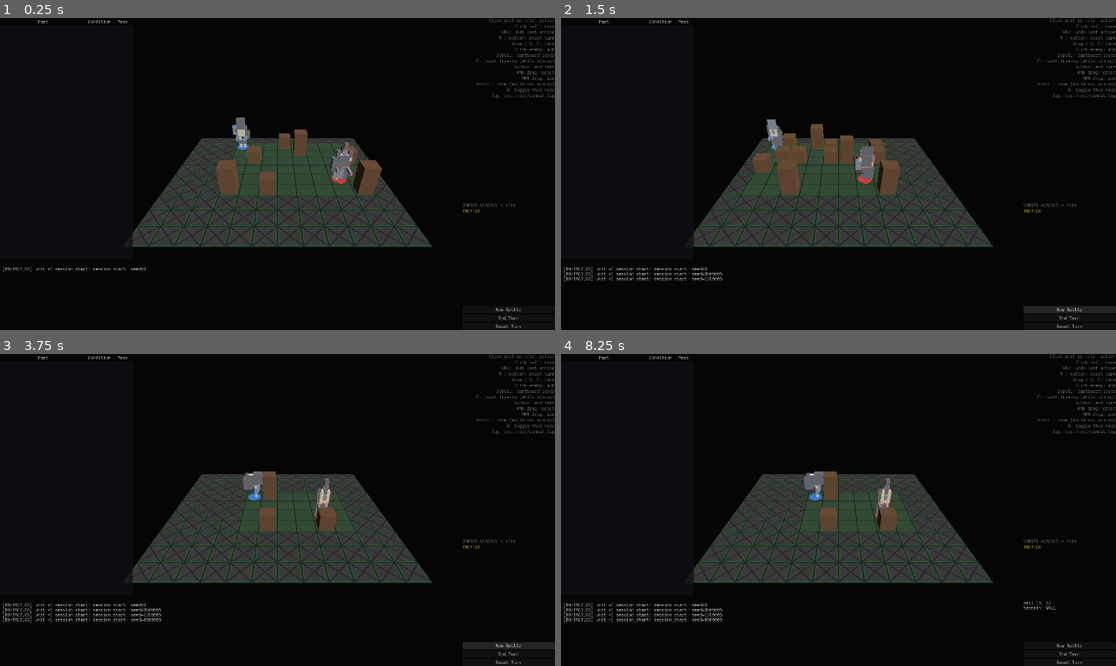
Above: before the commit, frames 1-4 (two rows, left to right).
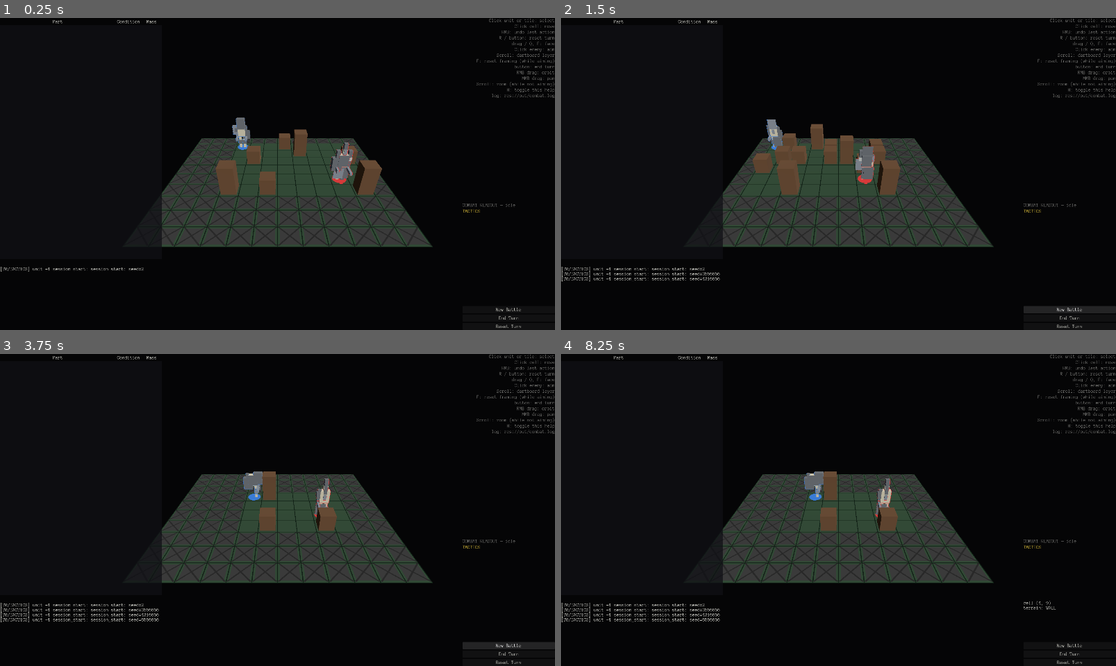
Above: after the commit, the same moments.

Repository: NotUserFriendly/HulkBreakers
Game: Godot game, scene res://src/view/battle_scene.tscn
Same seed, same stepped clock (60 frames per second), same inputs: the game is played once before the commit and once after it.
Inputs (mouse positions are in pixels of both pictures, inside the frame that each line leads up to):
- Up to frame 1 (0.25 s): no input
- Up to frame 2 (1.5 s): click "New Battle" at 0.5 s; click "New Battle" at 1.25 s
- Up to frame 3 (3.75 s): click "End Turn" at 2 s; click "End Turn" at 2.75 s; click "New Battle" at 3.5 s
- Up to frame 4 (8.25 s): click "End Turn" at 4.25 s; click "Reset Turn" at 5 s; move the mouse to (960, 494) at 5.77 s; hold Shift 5.78-6.5 s; click (960, 494) at 5.92 s; drag from (727, 525) to (810, 572) at 6.52 s; move the mouse to (894, 441) at 7.27 s; tap Ctrl at 7.35 s; click (894, 441) at 7.42 s; drag from (810, 572) to (672, 463) at 8.02 s

The runs differ from the first frame. In frame 1, 0.7% of the frame differs, in the area x 0-30%, y 0-82%; in frame 2, 1.0%; in frame 3, 1.1%; in frame 4, 1.2%, in the area x 0-88%, y 0-86%.

Commit message:
Taskblock 05 Pass A: click selection, scrollbar contrast, aim-preview facing
A1: click_cell() collapsed a raycast unit-hit into a bare cell, then
re-derived the Unit via _unit_at(cell) -- a lossy round-trip, and the
resulting branch table had no case for "a non-current unit hit with
nothing selected" (it silently fell through and did nothing).
_cell_at() now returns what was actually hit ({kind, unit, cell} via a
new closed Enums.HitKind), and _handle_mouse_button dispatches on that
directly through a new _click_unit() branch table covering every (unit
x selection state) pair explicitly. click_cell(cell) keeps its coarser
cell-only signature for tests/other callers, routing through the same
_click_unit() once it re-derives a unit (its cell-only API has no
finer-grained hit to preserve in the first place).

A2: the inventory panel's Tree scrollbar was only visually
distinguishable on hover -- Godot's default grabber style is a
near-transparent sliver against this panel's own translucent
background. Tree draws its scrollbar internally (no exposed node to
force .visible on), so the fix is HulkTheme giving VScrollBar/
HScrollBar an always-visible DIM grabber (FOREGROUND on hover/press),
plus a wider inventory tree minimum width (460 -> 560) so deep socket
paths stop overflowing horizontally.

A3: entering aim mode only rotated the shooter to face the target
inside AttackAction.apply() -- at CONFIRM time, not preview time. The
speculative preview aim_state() builds its own shot plane from never
reflected the facing the shooter will actually end up with, so
anything reading the preview shooter's own composed geometry (e.g.
aim_view's muzzle point) used the stale pre-aim orientation. aim_state()
now applies the same free face (FaceAction.face_for_free) to its own
scratch preview clone before building the plane -- free, and applied
only to a clone that's rebuilt and discarded every call, so it can
never collide with or double-charge the real AttackAction.apply() path
on confirm.

Diff:
--- a/src/data/enums.gd
+++ b/src/data/enums.gd
@@ -78,3 +78,11 @@
 	HUMAN,
 	AI,
 }
+
+## What a board ray actually hit (docs/10 taskblock05 A1) — a closed engine
+## state: a click either lands on a unit's own body or bare ground, never a
+## third thing.
+enum HitKind {
+	UNIT,
+	CELL,
+}
--- a/src/view/battle_scene.gd
+++ b/src/view/battle_scene.gd
@@ -115,7 +115,12 @@
 	left_layout.add_child(inventory_row)
 
 	var inventory_tree := Tree.new()
-	inventory_tree.custom_minimum_size = Vector2(460, 0)
+	# docs/10 taskblock05 A2: "give the panel a sane minimum width so the
+	# tree stops overflowing horizontally" — 460 wasn't enough room for a
+	# deep socket path ("[SHOULDER_L] forearm_cladding") plus the fixed
+	# Condition/Mass columns; a flagged tuning number, not a design
+	# decision, same status as those columns' own widths.
+	inventory_tree.custom_minimum_size = Vector2(560, 0)
 	inventory_tree.size_flags_vertical = Control.SIZE_EXPAND_FILL
 	inventory_row.add_child(inventory_tree)
 
--- a/src/view/hulk_theme.gd
+++ b/src/view/hulk_theme.gd
@@ -76,6 +76,30 @@
 	theme.set_stylebox("panel", "TooltipPanel", tooltip_style)
 	theme.set_color("font_color", "TooltipLabel", FOREGROUND)
 
+	# docs/10 taskblock05 A2: "the inspector's scrollbar is unreachable" —
+	# the engine default grabber is a near-transparent sliver until
+	# hovered, easy to miss entirely against this panel's own translucent
+	# background. A flat, always-visible grabber fixes that; InventoryPanel
+	# forcing the bar's own `visible` true is the other half (a Tree just
+	# short of overflowing can otherwise hide the bar altogether).
+	var scroll_track := StyleBoxFlat.new()
+	scroll_track.bg_color = Color(BACKGROUND.r, BACKGROUND.g, BACKGROUND.b, PANEL_ALPHA)
+	var scroll_grabber := StyleBoxFlat.new()
+	scroll_grabber.bg_color = DIM
+	var scroll_grabber_highlight := StyleBoxFlat.new()
+	scroll_grabber_highlight.bg_color = FOREGROUND
+	for corners in [scroll_grabber, scroll_grabber_highlight]:
+		corners.corner_radius_top_left = 3
+		corners.corner_radius_top_right = 3
+		corners.corner_radius_bottom_left = 3
+		corners.corner_radius_bottom_right = 3
+	for scrollbar_type in ["VScrollBar", "HScrollBar"]:
+		theme.set_stylebox("scroll", scrollbar_type, scroll_track)
+		theme.set_stylebox("scroll_focus", scrollbar_type, scroll_track)
+		theme.set_stylebox("grabber", scrollbar_type, scroll_grabber)
+		theme.set_stylebox("grabber_highlight", scrollbar_type, scroll_grabber_highlight)
+		theme.set_stylebox("grabber_pressed", scrollbar_type, scroll_grabber_highlight)
+
 	var font: FontFile = load(FONT_PATH)
 	if font != null:
 		theme.default_font = font
--- a/src/view/tactics_controller.gd
+++ b/src/view/tactics_controller.gd
@@ -151,26 +151,36 @@
 	if button_event.button_index == MOUSE_BUTTON_LEFT:
 		var from: Vector3 = camera.project_ray_origin(button_event.position)
 		var dir: Vector3 = camera.project_ray_normal(button_event.position)
-		var cell: Variant = _cell_at(from, dir)
+		var hit: Variant = _cell_at(from, dir)
+		var hit_dict: Dictionary = hit as Dictionary if hit != null else {}
 		if (
-			cell != null
+			not hit_dict.is_empty()
 			and aiming_at == null
 			and selection.selected_unit != null
-			and _unit_at(cell) == selection.selected_unit
+			and hit_dict["kind"] == Enums.HitKind.UNIT
+			and hit_dict["unit"] == selection.selected_unit
 		):
 			# docs/10 taskblock03 E1: press-and-hold on the already-selected
-			# unit's own body starts a facing drag — a plain click_cell()
-			# here would just be a no-op reselect anyway.
+			# unit's own body starts a facing drag — a plain click here
+			# would just be a no-op reselect anyway.
 			_facing_drag_active = true
 			return
-		if cell != null:
-			click_cell(cell)
-		elif aiming_at == null:
+		# docs/10 taskblock05 A1: dispatch on the actual hit directly — a
+		# unit ray-hit is never collapsed into a cell and re-derived.
+		if aiming_at != null:
+			confirm_shot()
+		elif hit_dict.is_empty():
 			# docs/10 taskblock02 F2: clicking off the board entirely is
 			# "away" — deselect. A click still on the board but out of
 			# reach is a different thing (the player is aiming for a cell
 			# they can't use yet, not backing out) and stays a no-op.
 			deselect()
+		elif hit_dict["kind"] == Enums.HitKind.UNIT:
+			_click_unit(hit_dict["unit"])
+		else:
+			if selection.selected_unit != null:
+				selection.queue_move(hit_dict["cell"])
+			_refresh_overlay()
 	elif button_event.button_index == MOUSE_BUTTON_RIGHT:
 		# runNotes.md: RMB also orbits the camera (CameraRig, independently)
 		# — only start tracking here; the actual undo/cancel-aim decision
@@ -209,15 +219,23 @@
 ## on a unit's mesh selects it even when the ray would also cross the tile
 ## underneath at a farther distance (impossible here, but a mesh that
 ## overhangs a neighboring tile is exactly the case this guards).
+##
+## docs/10 taskblock05 A1: returns what was actually hit — `{kind, unit,
+## cell}` — never just a bare cell. A caller that collapsed a unit hit into
+## its cell and then re-derived the unit from that cell (`_unit_at(cell)`)
+## was a lossy round-trip: the identity of the specific Unit a ray struck
+## has to survive to the click handler unchanged, not be thrown away and
+## guessed back at from a coordinate. Null off the board entirely.
 func _cell_at(from: Vector3, dir: Vector3) -> Variant:
 	var unit_hit: Dictionary = UnitPicker.hit(selection.state.units, from, dir)
 	var ground_t: Variant = BoardPicker.plane_hit_t(from, dir)
 	if not unit_hit.is_empty():
 		if ground_t == null or (unit_hit["t"] as float) <= (ground_t as float):
-			return (unit_hit["unit"] as Unit).cell
+			var unit: Unit = unit_hit["unit"]
+			return {"kind": Enums.HitKind.UNIT, "unit": unit, "cell": unit.cell}
 	if ground_t == null:
 		return null
-	return BoardPicker.cell_at_ray(from, dir)
+	return {"kind": Enums.HitKind.CELL, "unit": null, "cell": BoardPicker.cell_at_ray(from, dir)}
 
 
 ## docs/10 taskblock04 E3: "hover, don't click" — the combat readout's own
@@ -229,7 +247,8 @@
 		return
 	var from: Vector3 = camera.project_ray_origin(screen_pos)
 	var dir: Vector3 = camera.project_ray_normal(screen_pos)
-	var cell: Variant = _cell_at(from, dir)
+	var hit: Variant = _cell_at(from, dir)
+	var cell: Variant = (hit as Dictionary)["cell"] if hit != null else null
 	if cell == hovered_cell and inspected_part == null:
 		return
 	hovered_cell = cell
@@ -252,6 +271,12 @@
 ## cancels a selection by itself — that's `deselect()`'s job, reached via
 ## Esc or an off-board click (docs/10 taskblock02 F2), never a plain
 ## in-board click that just happens to be out of reach.
+##
+## Cell-only API: for a real mouse click, `_handle_mouse_button` dispatches
+## on `_cell_at`'s own hit directly (docs/10 taskblock05 A1) rather than
+## routing through here, so a specific Unit a ray struck is never re-derived
+## by coordinate. This stays as the coarser, cell-driven entry point tests
+## and other callers already use.
 func click_cell(cell: Vector2i) -> void:
 	if input_locked:
 		return
@@ -260,12 +285,26 @@
 		return
 
 	var unit_here: Unit = _unit_at(cell)
-	if unit_here != null and unit_here == selection.state.current_unit():
+	if unit_here != null:
+		_click_unit(unit_here)
+		return
+	if selection.selected_unit != null:
+		selection.queue_move(cell)
+	_refresh_overlay()
+
+
+## docs/10 taskblock05 A1: the branch table for "a unit's own body was hit"
+## — every (unit x selection state) pair resolves here, explicitly, rather
+## than some combinations silently falling through to nothing. Only the
+## active unit can ever actually be selected (SelectionController.select);
+## a non-current unit hit with nothing selected has nowhere to go — full
+## detail on any unit already comes from hover (taskblock04 E1/E3), so a
+## bare click on one has no further job to do.
+func _click_unit(unit_here: Unit) -> void:
+	if unit_here == selection.state.current_unit():
 		selection.select(unit_here)
-	elif unit_here != null and selection.selected_unit != null:
+	elif selection.selected_unit != null:
 		_enter_aim_mode(unit_here)
-	elif selection.selected_unit != null:
-		selection.queue_move(cell)
 	_refresh_overlay()
 
 
@@ -434,6 +473,21 @@
 	var target: Unit = preview.find_unit(aiming_at.id)
 	if shooter == null or target == null:
 		return {}
+	# docs/10 taskblock05 A3: "aim from where the unit WILL BE" applies to
+	# facing too — the projected shot plane must be built from the facing
+	# the shooter will actually have (AttackAction's own free face at
+	# apply() time), or the preview lies about which side of the body
+	# faces the target. Free, and applied only to this scratch clone —
+	# never the real ActionQueue — so it costs nothing, never persists, and
+	# can never collide with AttackAction.apply()'s own free face on the
+	# real (entirely separate) resolution clone later.
+	if shooter.cell != target.cell:
+		FaceAction.face_for_free(
+			preview,
+			shooter,
+			FaceAction.orientation_toward(shooter.cell, target.cell),
+			&"free_with_aim"
+		)
 	var origin := Vector2(shooter.cell.x, shooter.cell.y)
 	var direction := Vector2(target.cell - shooter.cell)
 	var raw: Array[Region] = ShotPlane.build(origin, direction.normalized(), preview)
--- a/test/unit/view/test_hulk_theme.gd
+++ b/test/unit/view/test_hulk_theme.gd
@@ -49,6 +49,21 @@
 	assert_eq(theme.get_color("font_color", "TooltipLabel"), HulkTheme.FOREGROUND)
 
 
+## docs/10 taskblock05 A2: "the inspector's scrollbar is unreachable" — the
+## engine default grabber is a near-transparent sliver until hovered, easy
+## to miss against this panel's own translucent background. Tree draws its
+## scrollbar internally (no exposed node to toggle `.visible` on), so the
+## fix is a grabber style that's clearly visible on its own, not only once
+## Godot swaps in the hover variant.
+func test_build_styles_scrollbars_with_an_always_visible_grabber() -> void:
+	var theme: Theme = HulkTheme.build()
+	for scrollbar_type in ["VScrollBar", "HScrollBar"]:
+		assert_true(theme.has_stylebox("grabber", scrollbar_type))
+		var grabber: StyleBoxFlat = theme.get_stylebox("grabber", scrollbar_type)
+		assert_eq(grabber.bg_color, HulkTheme.DIM)
+		assert_true(grabber.bg_color.a > 0.5, "the resting grabber must not be near-transparent")
+
+
 func test_build_sets_the_real_monospace_font() -> void:
 	var theme: Theme = HulkTheme.build()
 	assert_not_null(theme.default_font, "docs/08: menus are monospace, text-first")
--- a/test/unit/view/test_tactics_controller.gd
+++ b/test/unit/view/test_tactics_controller.gd
@@ -227,50 +227,6 @@
 
 ## A unit with a wide torso box overhanging the neighboring cell — the case
 ## docs/10 taskblock03 D1 calls out: a click on the mesh, not the tile.
-func _make_wide_unit(cell: Vector2i, squad: int = 0) -> Unit:
-	var torso := Part.new()
-	torso.id = &"torso"
-	torso.hp = 5
-	torso.max_hp = 5
-	torso.volume = [Box.new(Vector3(0.0, 0.5, 0.0), Vector3(3.0, 1.0, 0.6))]
-	return Unit.new(Matrix.new(), Shell.new(torso), cell, squad)
-
-
-## docs/10 taskblock03 D1: "raycast against the unit's box meshes as well as
-## the board; nearest hit wins." A ray straight down through cell (1,0) hits
-## the empty ground there — but a's wide torso overhangs that far enough
-## that its box is nearer than the ground.
-func test_cell_at_prefers_a_units_overhanging_body_over_the_ground_tile() -> void:
-	var a := _make_wide_unit(Vector2i(0, 0), 0)
-	var built: Dictionary = _setup([a])
-	var controller: TacticsController = built.controller
-
-	var cell: Variant = controller._cell_at(Vector3(1.0, 5.0, 0.0), Vector3(0.0, -1.0, 0.0))
-
-	assert_eq(cell, Vector2i(0, 0), "the overhanging body wins, not the ground tile beneath it")
-
-
-func test_cell_at_falls_back_to_the_ground_tile_when_no_body_is_hit() -> void:
-	var a := _make_wide_unit(Vector2i(0, 0), 0)
-	var built: Dictionary = _setup([a])
-	var controller: TacticsController = built.controller
-
-	var cell: Variant = controller._cell_at(Vector3(5.0, 5.0, 5.0), Vector3(0.0, -1.0, 0.0))
-
-	assert_eq(cell, Vector2i(5, 5))
-
-
-func test_clicking_a_units_overhanging_body_selects_it_via_click_cell() -> void:
-	var a := _make_wide_unit(Vector2i(0, 0), 0)
-	var built: Dictionary = _setup([a])
-	var controller: TacticsController = built.controller
-
-	var cell: Variant = controller._cell_at(Vector3(1.0, 5.0, 0.0), Vector3(0.0, -1.0, 0.0))
-	controller.click_cell(cell)
-
-	assert_eq(controller.selection.selected_unit, a)
-
-
 ## runNotes.md: "make undo last action only on click, while a drag doesn't
 ## cancel the action" — a click is a press immediately followed by a
 ## release, no motion event in between.
--- /dev/null
+++ b/test/unit/view/test_tactics_controller_aim_facing.gd
@@ -0,0 +1,149 @@
+extends GutTest
+
+## docs/10 taskblock05 A3: "if the free face only lands at apply() time, the
+## preview lies" — entering aim must orient the shooter toward the target in
+## the SPECULATIVE preview immediately, so the projected shot plane (and the
+## wedge) reflect the facing the shooter will actually have, not whatever it
+## was queued to before aiming. Split out of test_tactics_controller_aim.gd
+## purely to stay under gdlint's max-public-methods; same conventions
+## (click_cell() driven directly, no live camera/viewport needed).
+
+
+## torso -[HAND]- hand(TRIGGER) -[GRIP]- pistol, same shape
+## test_attack_action.gd uses, so the shooter can actually fire — plus a
+## torso box offset along local +X, which makes the projected region's
+## lateral position orientation-sensitive: a wrong facing projects it onto
+## the wrong side of the shot plane entirely, not just a slightly different
+## spot on the same side.
+func _make_lopsided_armed_unit(cell: Vector2i, orientation: float, squad: int = 0) -> Unit:
+	var pistol := Part.new()
+	pistol.id = &"pistol"
+	pistol.hp = 1
+	pistol.max_hp = 1
+	pistol.attaches_to = [&"GRIP"]
+	pistol.requires = {&"TRIGGER": 1}
+	pistol.damage = 5.0
+	pistol.ap_cost = 1
+	pistol.scatter = [Ring.new(0.1, 1.0)]
+
+	var hand := Part.new()
+	hand.id = &"hand"
+	hand.hp = 5
+	hand.max_hp = 5
+	hand.attaches_to = [&"HAND"]
+	hand.capabilities = [&"TRIGGER"]
+	var grip := Socket.new(&"GRIP")
+	grip.occupant = pistol
+	hand.sockets = [grip]
+
+	var torso := Part.new()
+	torso.id = &"torso"
+	torso.hp = 10
+	torso.max_hp = 10
+	torso.volume = [Box.new(Vector3(0.5, 0.5, 0.0), Vector3(0.4, 1.0, 0.4))]
+	var hand_socket := Socket.new(&"HAND")
+	hand_socket.occupant = hand
+	torso.sockets = [hand_socket]
+
+	var unit := Unit.new(Matrix.new(), Shell.new(torso), cell, squad)
+	unit.orientation = orientation
+	return unit
+
+
+func _setup(units: Array[Unit]) -> Dictionary:
+	var state := CombatState.new(Grid.new(10, 10), units)
+	var controller := TacticsController.new()
+	var board_view := BoardView.new()
+	var camera_rig := CameraRig.new()
+	add_child_autofree(board_view)
+	add_child_autofree(camera_rig)
+	add_child_autofree(controller)
+	controller.setup(state, board_view, camera_rig)
+	return {
+		"state": state, "controller": controller, "board_view": board_view, "camera_rig": camera_rig
+	}
+
+
+func test_entering_aim_orients_the_shooter_at_the_target_in_the_preview() -> void:
+	# Target sits due north; starting orientation faces due south — as
+	# wrong as it can be.
+	var a := _make_lopsided_armed_unit(Vector2i(0, 0), PI, 0)
+	var b := _make_lopsided_armed_unit(Vector2i(0, 5), 0.0, 1)
+	var built: Dictionary = _setup([a, b])
+	var controller: TacticsController = built.controller
+
+	controller.click_cell(Vector2i(0, 0))
+	controller.click_cell(Vector2i(0, 5))
+	var aim: Dictionary = controller.aim_state()
+
+	var expected: float = FaceAction.orientation_toward(a.cell, b.cell)
+	assert_eq((aim["shooter"] as Unit).orientation, expected)
+	assert_ne(
+		(aim["shooter"] as Unit).orientation, PI, "the stale pre-aim orientation must not survive"
+	)
+	# The real, authoritative unit is untouched — this is a scratch preview.
+	assert_eq(a.orientation, PI)
+
+
+## docs/10 taskblock05 A3: "the previewed shot plane uses that facing" —
+## the shooter's own regions are excluded from `aim["plane"]` by design
+## (they'd otherwise resolve as a phantom nearest layer), so the
+## observable surface for the shooter's OWN corrected geometry is
+## UnitGeometry.placements() on `aim["shooter"]` — the exact thing
+## aim_view.gd's muzzle point (the dartboard's targeting line origin)
+## reads. A stale facing would put that box on the wrong side of the body
+## entirely, not just slightly off.
+func test_the_previewed_shooters_own_geometry_uses_the_corrected_facing() -> void:
+	var a := _make_lopsided_armed_unit(Vector2i(0, 0), PI, 0)
+	var b := _make_lopsided_armed_unit(Vector2i(0, 5), 0.0, 1)
+	var built: Dictionary = _setup([a, b])
+	var controller: TacticsController = built.controller
+
+	controller.click_cell(Vector2i(0, 0))
+	controller.click_cell(Vector2i(0, 5))
+	var aim: Dictionary = controller.aim_state()
+	var shooter: Unit = aim["shooter"]
+
+	var torso_placement: BoxPlacement = null
+	for placement: BoxPlacement in UnitGeometry.placements(shooter):
+		if placement.part.id == &"torso":
+			torso_placement = placement
+			break
+	assert_not_null(torso_placement)
+
+	var actual_world: Vector3 = torso_placement.transform * torso_placement.box.center
+	var correct_world: Vector3 = (
+		UnitGeometry.placements(shooter, 0.0)[0].transform
+		* UnitGeometry.placements(shooter, 0.0)[0].box.center
+	)
+	var stale_world: Vector3 = (
+		UnitGeometry.placements(shooter, PI)[0].transform
+		* UnitGeometry.placements(shooter, PI)[0].box.center
+	)
+	assert_true(actual_world.is_equal_approx(correct_world))
+	assert_false(
+		actual_world.is_equal_approx(stale_world),
+		"the stale facing would have placed the box on the other side of the body entirely"
+	)
+
+
+func test_the_free_face_costs_nothing_and_is_idempotent_across_enter_cancel_enter() -> void:
+	var a := _make_lopsided_armed_unit(Vector2i(0, 0), PI, 0)
+	var b := _make_lopsided_armed_unit(Vector2i(0, 5), 0.0, 1)
+	var built: Dictionary = _setup([a, b])
+	var controller: TacticsController = built.controller
+	var starting_ap: int = a.ap
+	var starting_mp: float = a.mp
+
+	controller.click_cell(Vector2i(0, 0))
+	controller.click_cell(Vector2i(0, 5))
+	var first: Dictionary = controller.aim_state()
+	controller.cancel_aim()
+
+	controller.click_cell(Vector2i(0, 5))
+	var second: Dictionary = controller.aim_state()
+
+	assert_eq((first["shooter"] as Unit).orientation, (second["shooter"] as Unit).orientation)
+	assert_eq(a.ap, starting_ap, "the free face must never spend AP")
+	assert_eq(a.mp, starting_mp, "the free face must never spend MP")
+	assert_eq(a.orientation, PI, "the real unit's own orientation is never touched by aiming alone")
--- /dev/null
+++ b/test/unit/view/test_tactics_controller_click.gd
@@ -0,0 +1,127 @@
+extends GutTest
+
+## docs/10 taskblock05 A1: "clicking a unit's body doesn't reliably select
+## it" — _cell_at() returns what was actually hit ({kind, unit, cell}), and
+## the click handler dispatches on that directly, never re-deriving a unit
+## from a cell. Split out of test_tactics_controller.gd purely to stay
+## under gdlint's max-public-methods; same conventions (driven directly, no
+## live camera required).
+
+
+func _make_unit(cell: Vector2i, squad: int = 0) -> Unit:
+	var root := Part.new()
+	root.id = &"root"
+	root.hp = 5
+	root.max_hp = 5
+	return Unit.new(Matrix.new(), Shell.new(root), cell, squad)
+
+
+func _setup(units: Array[Unit]) -> Dictionary:
+	var state := CombatState.new(Grid.new(10, 10), units)
+	var controller := TacticsController.new()
+	var board_view := BoardView.new()
+	var camera_rig := CameraRig.new()
+	add_child_autofree(board_view)
+	add_child_autofree(camera_rig)
+	add_child_autofree(controller)
+	controller.setup(state, board_view, camera_rig)
+	return {
+		"state": state, "controller": controller, "board_view": board_view, "camera_rig": camera_rig
+	}
+
+
+## "clicking a unit's body selects it from every selection state" — nothing
+## selected, and already selected (idempotent).
+func test_clicking_the_current_unit_selects_it_from_every_selection_state() -> void:
+	var a := _make_unit(Vector2i(0, 0), 0)
+	var built: Dictionary = _setup([a])
+	var controller: TacticsController = built.controller
+
+	assert_null(controller.selection.selected_unit)
+	controller._click_unit(a)
+	assert_eq(controller.selection.selected_unit, a)
+
+	# Already selected — clicking it again must still resolve to itself.
+	controller._click_unit(a)
+	assert_eq(controller.selection.selected_unit, a)
+
+
+## "clicking the head, torso, and foot of the same unit all resolve to that
+## unit" — three boxes stacked at different heights, hit from directly
+## above at each height in turn.
+func _make_tall_unit(cell: Vector2i) -> Unit:
+	var root := Part.new()
+	root.id = &"torso"
+	root.hp = 5
+	root.max_hp = 5
+	root.volume = [
+		Box.new(Vector3(0.0, 0.2, 0.0), Vector3(0.4, 0.4, 0.4)),  # foot
+		Box.new(Vector3(0.0, 1.0, 0.0), Vector3(0.4, 0.4, 0.4)),  # torso
+		Box.new(Vector3(0.0, 1.8, 0.0), Vector3(0.4, 0.4, 0.4)),  # head
+	]
+	return Unit.new(Matrix.new(), Shell.new(root), cell, 0)
+
+
+func test_hitting_the_head_torso_or_foot_of_a_unit_all_resolve_to_that_unit() -> void:
+	var a := _make_tall_unit(Vector2i(0, 0))
+	var built: Dictionary = _setup([a])
+	var controller: TacticsController = built.controller
+
+	for height in [0.2, 1.0, 1.8]:
+		var hit: Variant = controller._cell_at(Vector3(0.0, height, 0.0), Vector3(0.0, -1.0, 0.0))
+		assert_eq((hit as Dictionary)["kind"], Enums.HitKind.UNIT, "height %s" % height)
+		assert_eq((hit as Dictionary)["unit"], a, "height %s" % height)
+
+
+func _make_wide_unit(cell: Vector2i, squad: int = 0) -> Unit:
+	var torso := Part.new()
+	torso.id = &"torso"
+	torso.hp = 5
+	torso.max_hp = 5
+	torso.volume = [Box.new(Vector3(0.0, 0.5, 0.0), Vector3(3.0, 1.0, 0.6))]
+	return Unit.new(Matrix.new(), Shell.new(torso), cell, squad)
+
+
+## docs/10 taskblock03 D1: "raycast against the unit's box meshes as well as
+## the board; nearest hit wins." A ray straight down through cell (1,0) hits
+## the empty ground there — but a's wide torso overhangs that far enough
+## that its box is nearer than the ground.
+func test_cell_at_prefers_a_units_overhanging_body_over_the_ground_tile() -> void:
+	var a := _make_wide_unit(Vector2i(0, 0), 0)
+	var built: Dictionary = _setup([a])
+	var controller: TacticsController = built.controller
+
+	var hit: Variant = controller._cell_at(Vector3(1.0, 5.0, 0.0), Vector3(0.0, -1.0, 0.0))
+
+	assert_eq(
+		(hit as Dictionary)["kind"],
+		Enums.HitKind.UNIT,
+		"the overhanging body wins, not the ground tile beneath it"
+	)
+	assert_eq((hit as Dictionary)["unit"], a)
+	assert_eq((hit as Dictionary)["cell"], Vector2i(0, 0))
+
+
+func test_cell_at_falls_back_to_the_ground_tile_when_no_body_is_hit() -> void:
+	var a := _make_wide_unit(Vector2i(0, 0), 0)
+	var built: Dictionary = _setup([a])
+	var controller: TacticsController = built.controller
+
+	var hit: Variant = controller._cell_at(Vector3(5.0, 5.0, 5.0), Vector3(0.0, -1.0, 0.0))
+
+	assert_eq((hit as Dictionary)["kind"], Enums.HitKind.CELL)
+	assert_eq((hit as Dictionary)["cell"], Vector2i(5, 5))
+
+
+## docs/10 taskblock05 A1: a unit hit is never re-derived from a cell — this
+## drives the click through the same hit Dictionary a real mouse click
+## would produce, not a bare cell, via the branch table's own entry point.
+func test_clicking_a_units_overhanging_body_selects_it_via_click_unit() -> void:
+	var a := _make_wide_unit(Vector2i(0, 0), 0)
+	var built: Dictionary = _setup([a])
+	var controller: TacticsController = built.controller
+
+	var hit: Variant = controller._cell_at(Vector3(1.0, 5.0, 0.0), Vector3(0.0, -1.0, 0.0))
+	controller._click_unit((hit as Dictionary)["unit"])
+
+	assert_eq(controller.selection.selected_unit, a)
